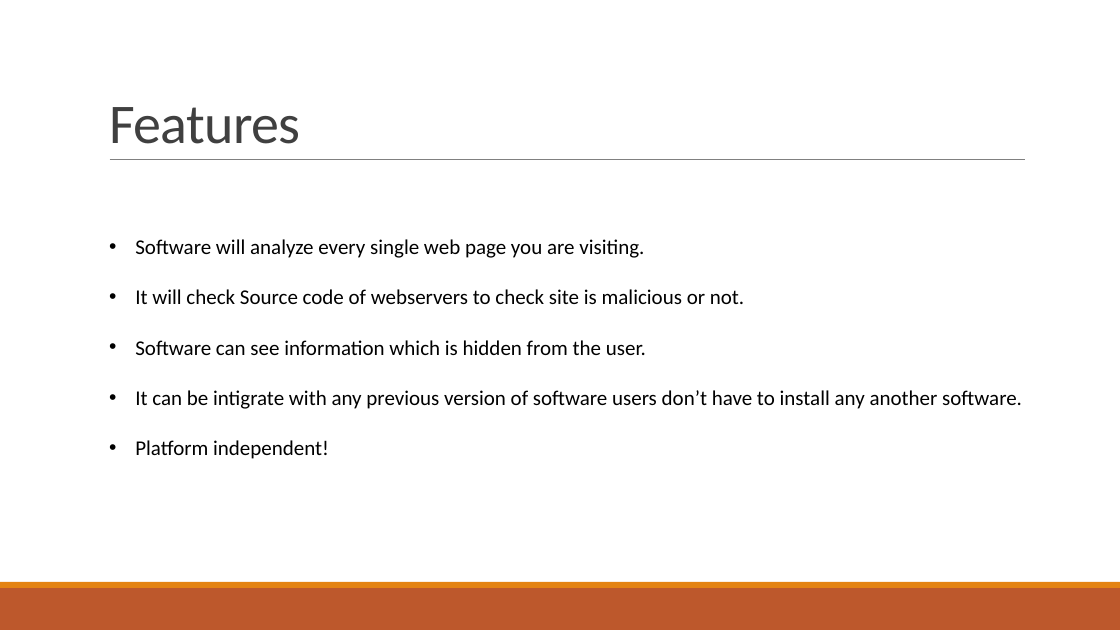
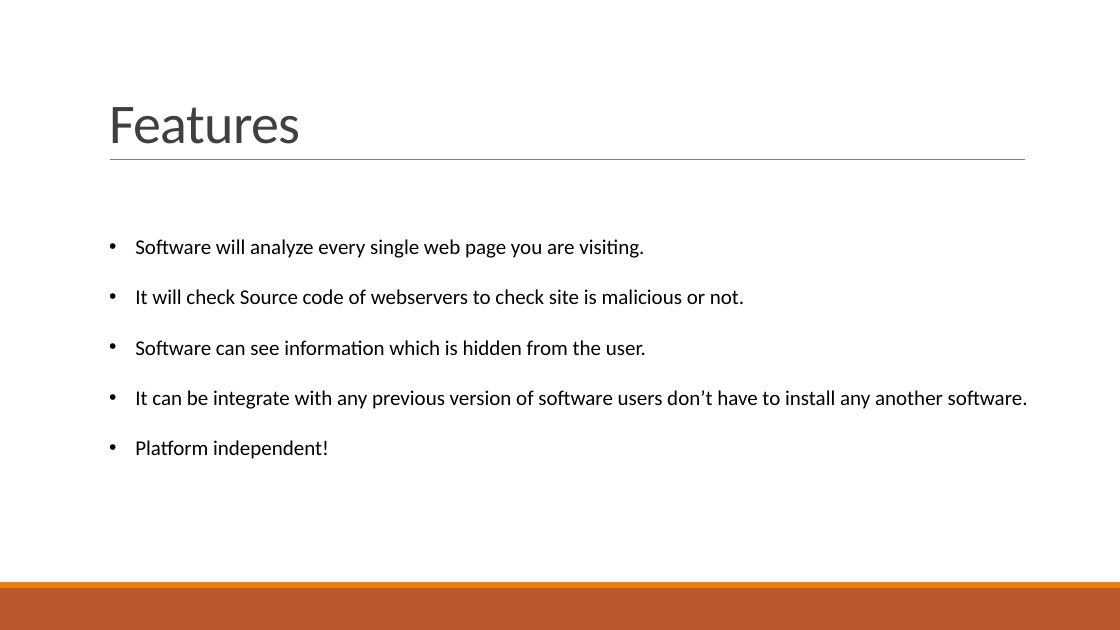
Before and after one commit to maheshzip/Word_Blocker, a slide deck: slide 8 of docs/Anti-Phishing Web Application.pptx. Drawn at 1120x630 pixels with LibreOffice and Linux fonts; fonts in the diff are those of the drawing. Boxes give left, top, right and bottom in pixels: in the first picture for what was removed or moved away, otherwise in the second. Text is boxed around its words. In the diff, an @@ line names an element or a change of style, - is before the commit and + after.

```diff
--- a/docs/Anti-Phishing Web Application.pptx
+++ b/docs/Anti-Phishing Web Application.pptx
@@ text at (135,390,1028,409): text changed @@
-• It can be intigrate with any previous version of software users don’t have to install any another software.
+• It can be integrate with any previous version of software users don’t have to install any another software.
```
Also in this commit, not shown: 1 other slide changed.
